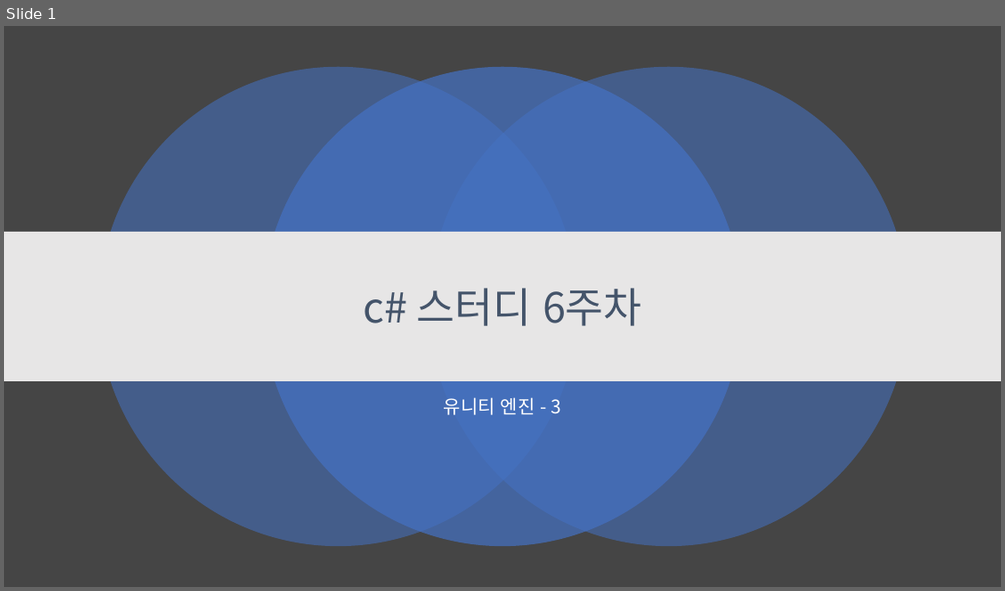
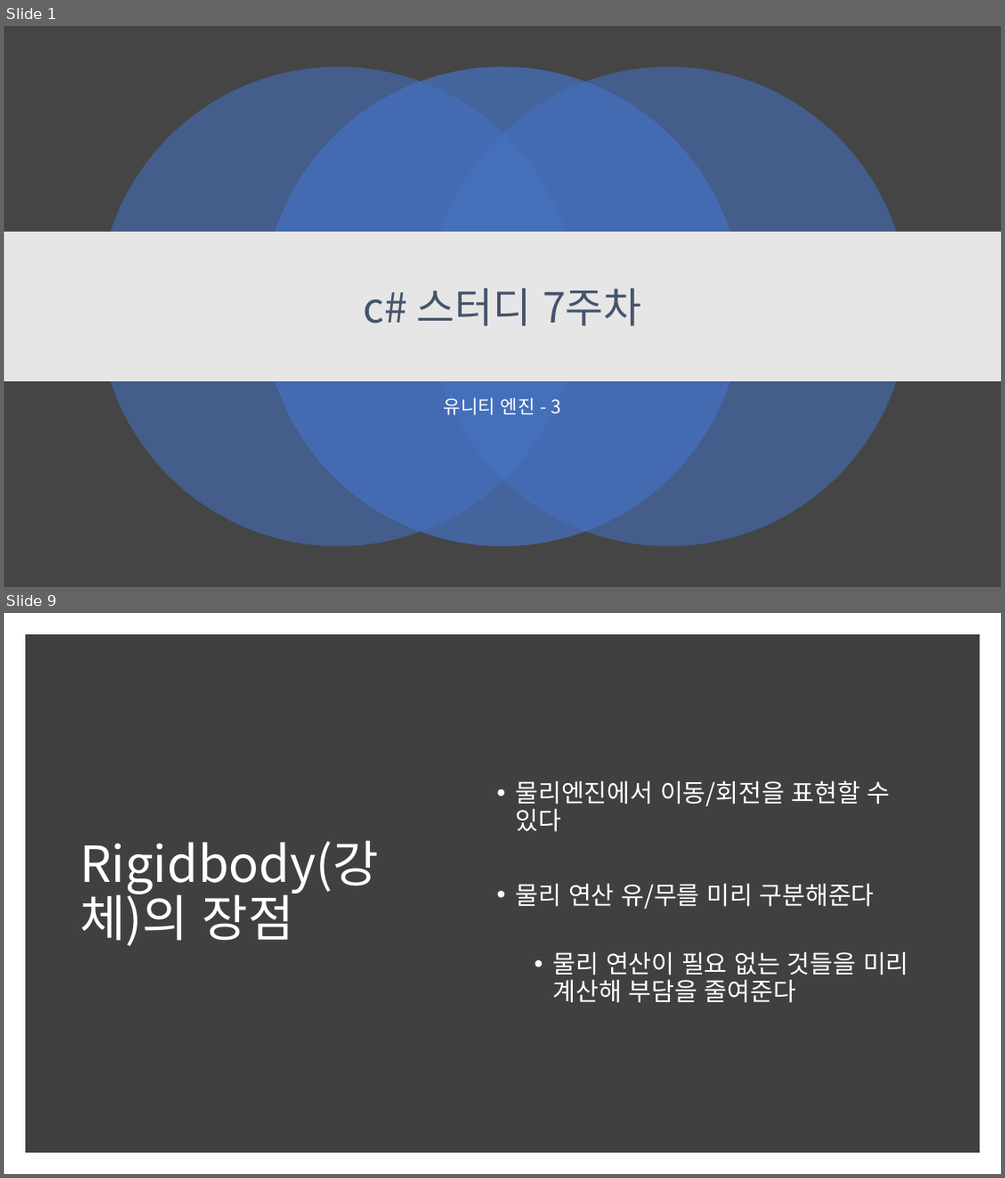
Before and after one commit to kjh99660/Study_powerpoint, a slide deck: C#스터디/c# 스터디 7주 차.pptx. Shown one above the other, each under a label of ours: slide 1 before the commit, slides 1 and 9 after it; the slides between them are not shown. The pictures are 1005x591 and 1005x1178 pixels, drawn with LibreOffice and Linux fonts; fonts in the diff are those of the drawing. Boxes give left, top, right and bottom in pixels: in the first picture for what was removed or moved away, otherwise in the second. Text is boxed around its words. In the diff, an @@ line names an element or a change of style, - is before the commit and + after.

Commit message:
스터디 마감 및 다른 시험 일정 및 아이디어 업로드

```diff
--- a/C#스터디/c# 스터디 7주 차.pptx
+++ b/C#스터디/c# 스터디 7주 차.pptx
@@ slide 9 added at [4,613,1001,1174], background #FFFFFF @@
@@ rectangle added at [30,639,975,1148], fill #404040, outline #404040 10 pt @@
@@ text added at [516,780,909,1003], 24 pt, text #FFFFFF @@
+• 물리엔진에서 이동/회전을 표현할 수 있다
+• 물리 연산 유/무를 미리 구분해준다
+  • 물리 연산이 필요 없는 것들을 미리 계산해 부담을 줄여준다
@@ title added at [80,840,379,946], 48 pt, text #FFFFFF @@
+Rigidbody(강체)의 장점
@@ slide 1 changed as well @@
@@ title at [363,288,642,326]: text changed @@
-c# 스터디 6주차
+c# 스터디 7주차
```
Also in this commit, not shown: 16 other slides added, 1 slide removed, 12 other files.
